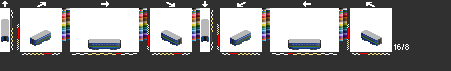
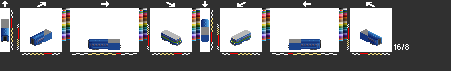
Before/after of a 451px x 71px layered artwork. What changed in the layer stack:
renamed "lj1" to "y8lj1", hid it over <box>1,19,382,47</box>
hid "y8" over <box>1,19,382,50</box>
added layer "y41light" above "y41lj1" over <box>177,38,235,44</box>
added layer "y41lj1" above "y41" over <box>169,30,243,46</box>
added layer "y41" over <box>1,19,382,50</box>
